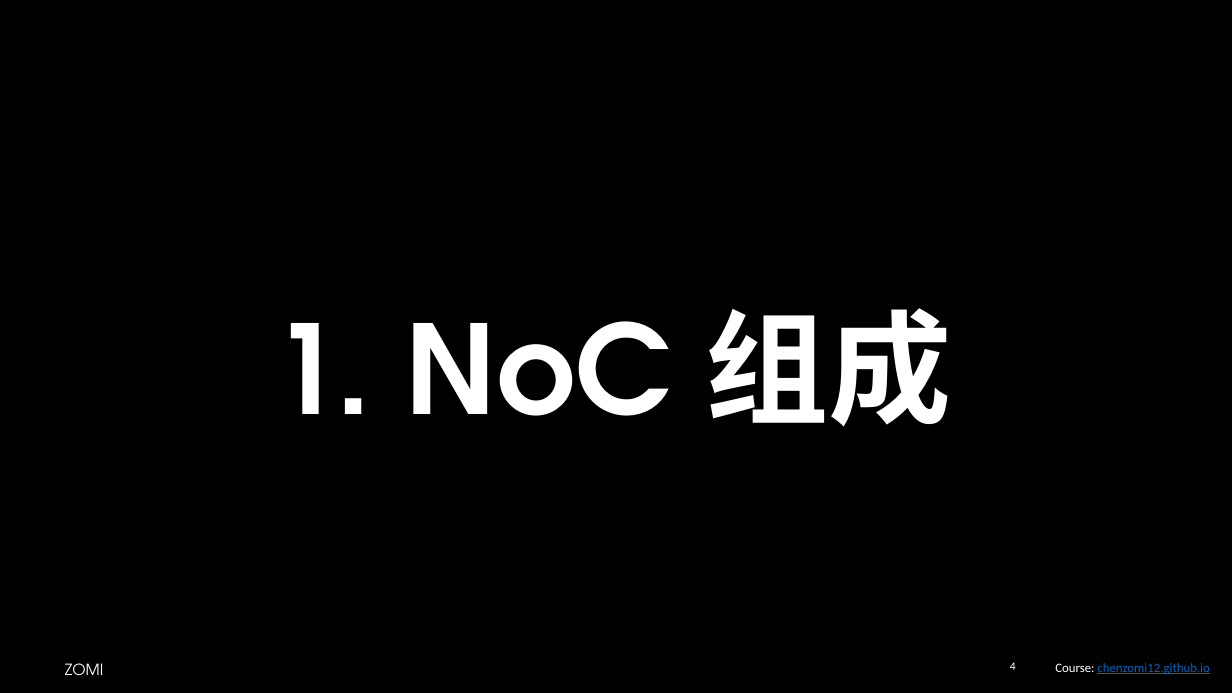
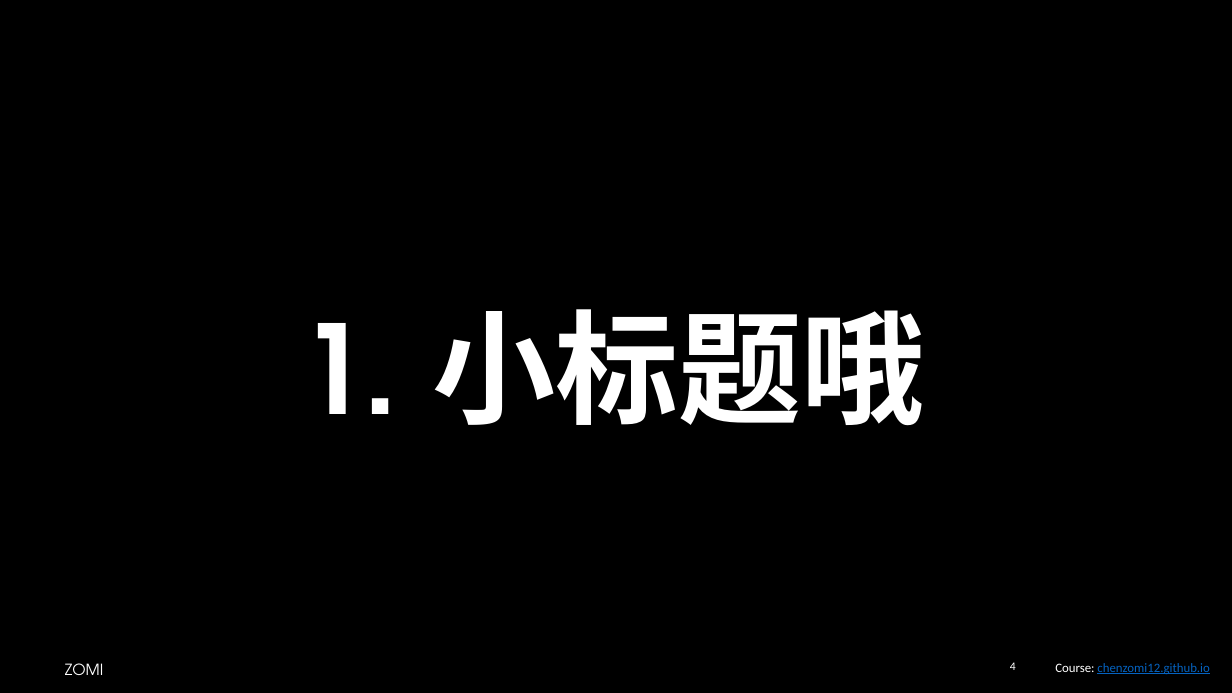
Before and after one commit to chenzomi12/AISystem, a slide deck: slide 4 of PPT_Template.pptx. Drawn at 1232x693 pixels with LibreOffice and Linux fonts; fonts in the diff are those of the drawing; background and template pictures are left out. Boxes give left, top, right and bottom in pixels: in the first picture for what was removed or moved away, otherwise in the second. Text is boxed around its words. In the diff, an @@ line names an element or a change of style, - is before the commit and + after.

```diff
--- a/PPT_Template.pptx
+++ b/PPT_Template.pptx
@@ text at (x1=300, y1=309, x2=925, y2=426): text changed @@
-1. NoC 组成
+1. 小标题哦
```
Also in this commit, not shown: 2 other slides changed, 33 other files.
